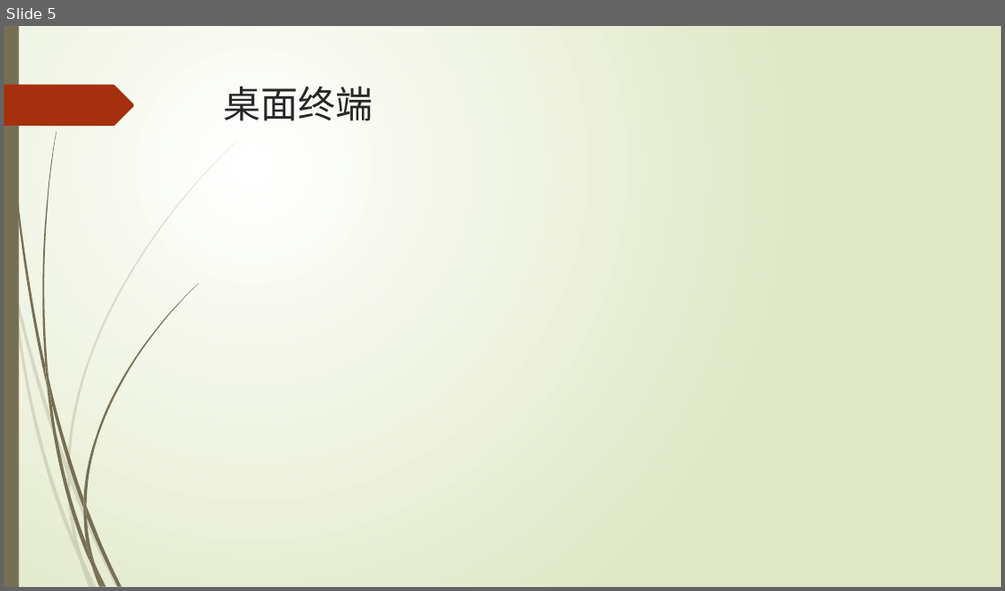
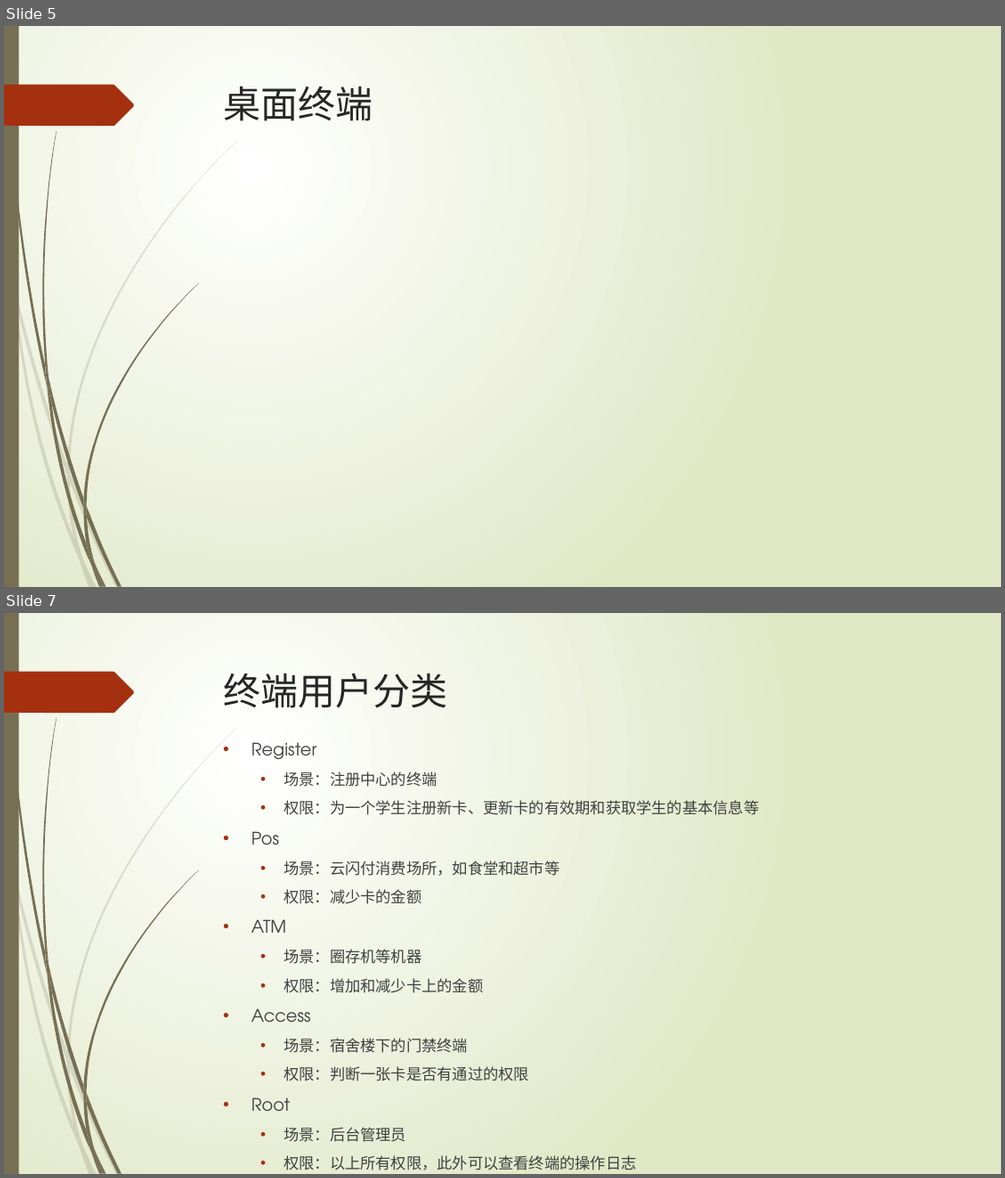
Before and after one commit to lizeyan/Card, a slide deck: pre.pptx. Shown one above the other, each under a label of ours: slide 5 before the commit, slides 5 and 7 after it; the slides between them are not shown. The pictures are 1005x591 and 1005x1178 pixels, drawn with LibreOffice and Linux fonts; fonts in the diff are those of the drawing. Boxes give left, top, right and bottom in pixels: in the first picture for what was removed or moved away, otherwise in the second. Text is boxed around its words. In the diff, an @@ line names an element or a change of style, - is before the commit and + after.

```diff
--- a/pre.pptx
+++ b/pre.pptx
@@ slide 7 added at <box>4,613,1001,1174</box>, background gradient #FFFFFF to #DFE8C4; not listed: 24 template elements that a slide beside it also shows @@
@@ title added at <box>224,673,448,708</box>, 36 pt, text #262626 @@
+终端用户分类
@@ text added at <box>251,742,760,1170</box>, 14.8 pt, text #404040 @@
+• Register
+  • 场景：注册中心的终端
+  • 权限：为一个学生注册新卡、更新卡的有效期和获取学生的基本信息等
+• Pos
+  • 场景：云闪付消费场所，如食堂和超市等
+  • 权限：减少卡的金额
+• ATM
+  • 场景：圈存机等机器
+  • 权限：增加和减少卡上的金额
+• Access
+  • 场景：宿舍楼下的门禁终端
+  • 权限：判断一张卡是否有通过的权限
+• Root
+  • 场景：后台管理员
+  • 权限：以上所有权限，此外可以查看终端的操作日志
```
Also in this commit, not shown: 1 slide changed, 1 other slide added, 1 other file.
